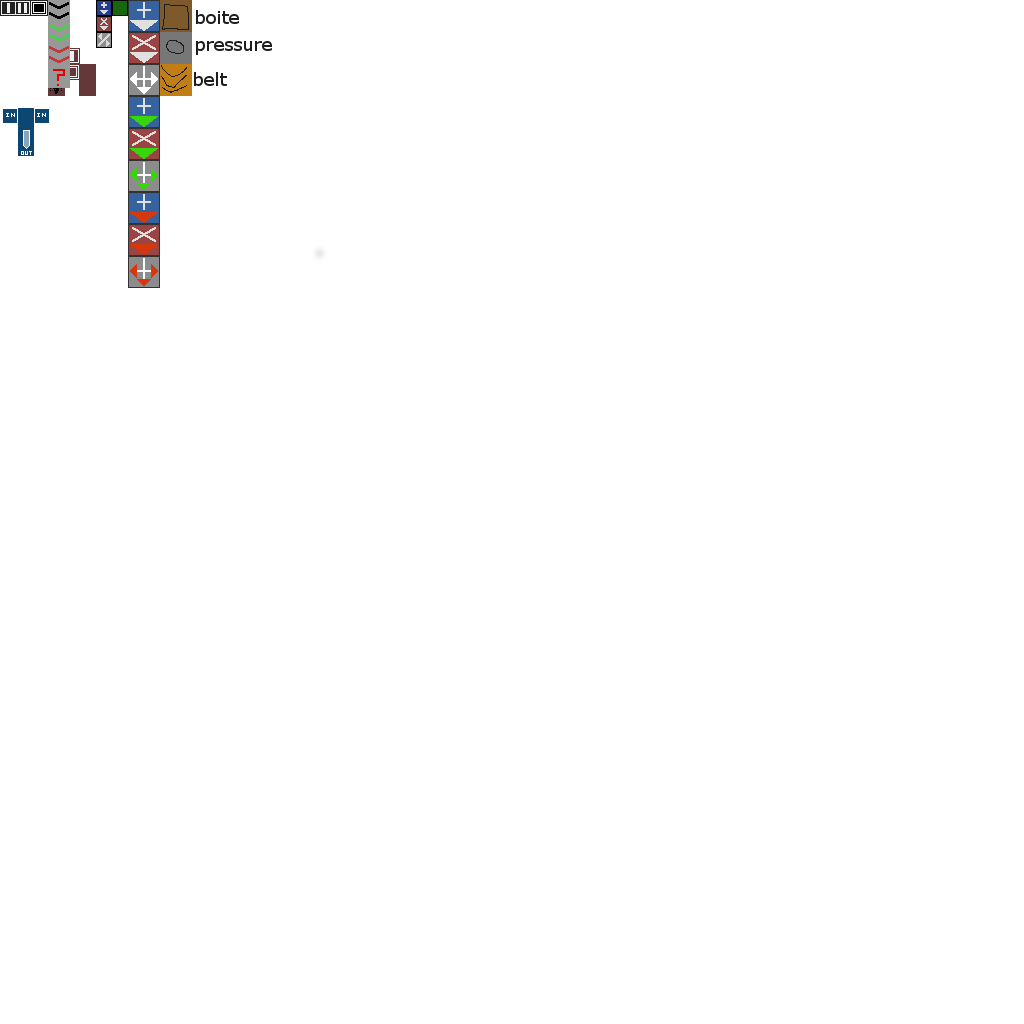
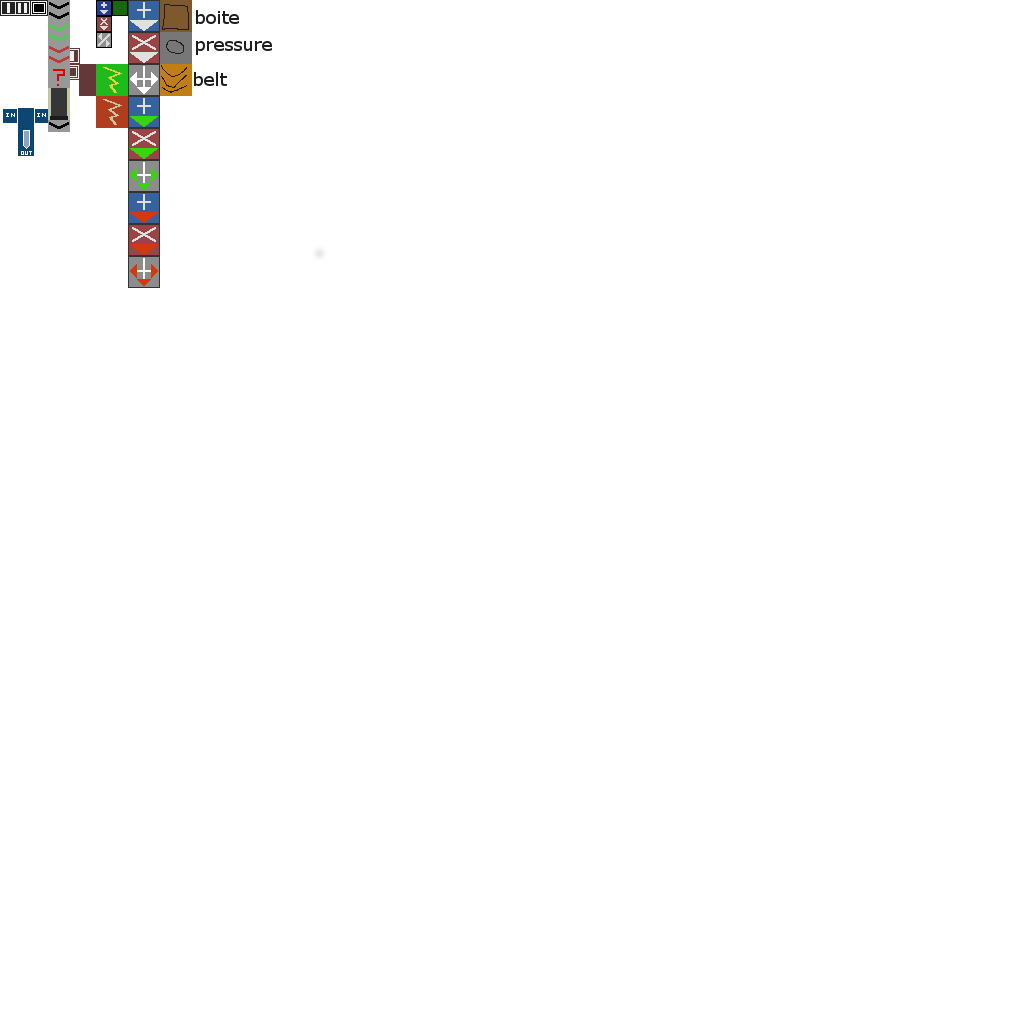
The second (1024, 1024) image is a revision of the first. Changes to its layers:
painted on "Big wires" over left=48, top=88, right=70, bottom=132
painted on "big" over left=96, top=64, right=128, bottom=128
